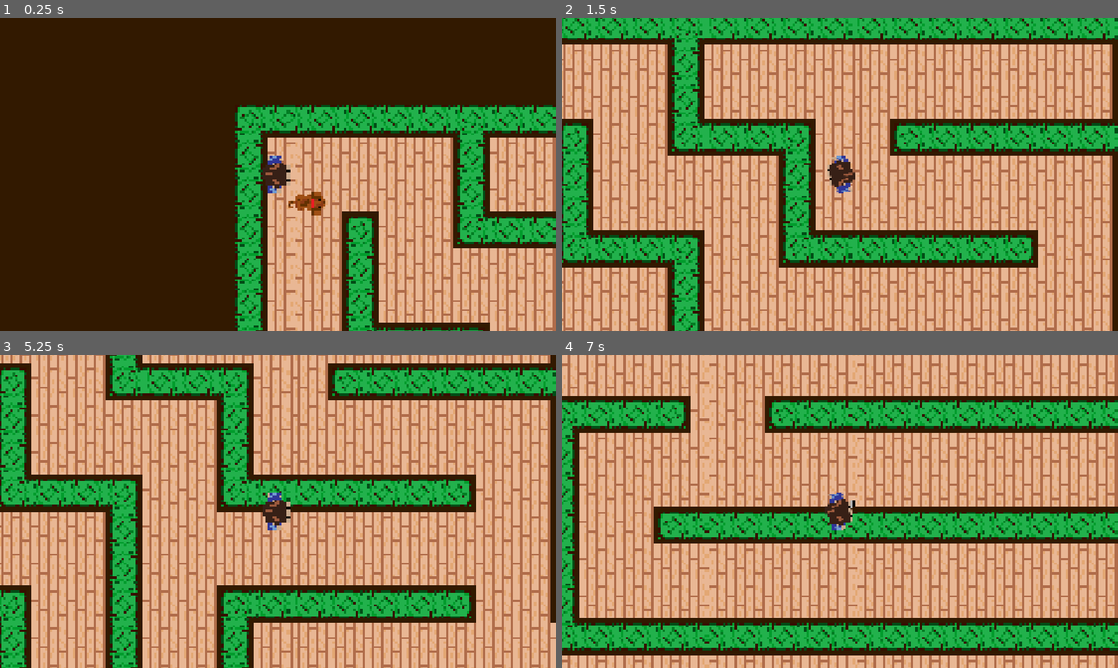
Above: before the commit, frames 1-4 (two rows, left to right).
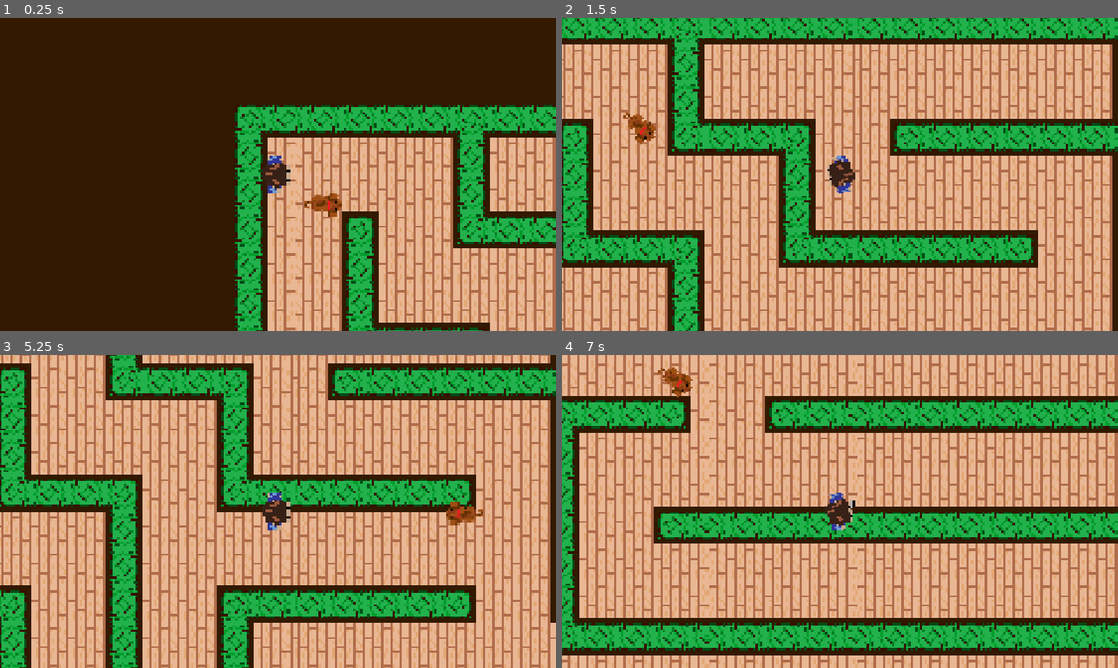
Above: after the commit, the same moments.

Repository: pt50hgm/DogMaze
Game: Godot game, scene res://Scenes/Game Scenes/Main.tscn
The game is run twice, just before and just after one commit, with the same random seed, the same clock (stepped at 60 frames per second) and the same inputs.
Inputs (mouse positions are in pixels of both pictures, inside the frame that each line leads up to):
- Up to frame 1 (0.25 s): no input
- Up to frame 2 (1.5 s): hold Right (right) 0.53-1.28 s; tap X (call_dog) at 0.6, 1.35 s; move the mouse to (728, 190) at 1.27 s; hold Down (down) from 1.28 s (still down)
- Up to frame 3 (5.25 s): move the mouse to (333, 442) at 2.02 s; release Down (down) at 2.03 s; hold Right (right) 2.03-2.78 s; hold Shift (sprint) 2.03-2.78 s; tap X (call_dog) at 2.3, 3.05, 3.6, 4.35 s; move the mouse to (250, 574) at 2.77 s; hold W (up) 2.78-3.53 s; tap C (turbo_charge) at 2.85 s; move the mouse to (444, 558) at 3.52 s; hold A (left) 3.53-5.03 s; move the mouse to (111, 464) at 4.27 s; move the mouse to (305, 511) at 5.02 s; hold Down (down) from 5.03 s (still down); hold Shift (sprint) from 5.03 s (still down)
- Up to frame 4 (7 s): tap X (call_dog) at 5.3, 6.05, 6.6 s; move the mouse to (756, 433) at 5.77 s; release Down (down) at 5.78 s; release Shift (sprint) at 5.78 s; hold Right (right) 5.78-6.53 s; tap C (turbo_charge) at 5.85 s; move the mouse to (962, 495) at 6.52 s; hold W (up) from 6.53 s (still down)

The runs differ from the first frame. In frame 1, 0.4% of the frame differs, in the area x 51-62%, y 55-64%; in frame 2, 0.3%; in frame 3, 0.3%; in frame 4, 0.3%.
Error before the commit: Parse Error: ':' expected at end of line. (res://Scripts/Dog.gd:95)

Commit message:
MVP
-Dog behaviour final
-Offscreen restart

Diff:
--- a/Level.gd
+++ b/Level.gd
@@ -44,6 +44,11 @@
 	if not sceneManager.isTransitioning:
 		sceneManager.restart_level()
 
+func off_screen_restart():
+	# Play dog scream audio
+	if not sceneManager.isTransitioning:
+		sceneManager.restart_level()
+
 
 # Called when the node enters the scene tree for the first time.
 func _ready():
--- a/Scripts/Dog.gd
+++ b/Scripts/Dog.gd
@@ -1,20 +1,21 @@
 extends "res://Scripts/Pathfinder.gd"
 
-export var followDuration: float = 10.0
-export var guideDistance: int = 2 * 128*3
-export var callCooldownTimer: float = 5.0
-onready var callCooldown = callCooldownTimer
-export var followDistance: int = 100
+export var callDuration: float = 10.0
+export var guideDistance: int = 1.5 * 128*3
+export var offScreenDistance: int = 2.5 * 128*3
+export var callCooldown: float = 20.0
 export var runAwayDistance: int = 3 * 128 * 3
 export var guideToFollowDelay: float = 3.0
 export var scaredToFollowDelay: float = 4.0
 export var calledByMimicToFollowDelay: float = 10.0
-var startTimer: bool = false
+export var offScreenLoseDuration: float = 25.0
 
 onready var Main = get_parent()
 
+var startTimer: bool = false
 var followTimer : float
-var followPlayer = false
+var callTimer = callCooldown
+var offScreenTimer : float = 0.0
 var velocity : Vector2 = Vector2.ZERO
 
 var mimicToFollow : Node2D
@@ -34,10 +35,10 @@
 	state = s
 	changeStateTimer = 0
 	if s == "guidePlayer":
-		print(level.exitPos)
 		set_target_location(level.exitPos)
 		moveSpeed = 15000.0
 	elif s == "followPlayer":
+		set_target_location(position)
 		moveSpeed = 0
 	elif s == "called":
 		moveSpeed = 25000.0
@@ -49,18 +50,14 @@
 		set_state("guidePlayer")
 
 func stateGuidePlayer(delta):
-	if is_illuminated() and position.distance_squared_to(player.position) < guideDistance*guideDistance:
-		changeStateTimer -= delta
-	else:
-		changeStateTimer += delta
-	changeStateTimer = max(changeStateTimer, 0)
-	if changeStateTimer > guideToFollowDelay:
+	if  position.distance_squared_to(player.position) > guideDistance*guideDistance:
 		set_state("followPlayer")
 
 func stateCalled(delta):
 	set_target_location(player.position)
 
-	if position.distance_squared_to(player.position) < followDistance*followDistance:
+	changeStateTimer += delta
+	if changeStateTimer > callDuration:
 		set_state("guidePlayer")
 
 func stateScared(delta):
@@ -92,15 +89,17 @@
 	if startState:
 		set_state("guidePlayer")
 		startState = false
-	if Input.is_action_just_pressed("call_dog") and callCooldown == callCooldownTimer
+	if Input.is_action_just_pressed("call_dog") and callTimer >= callCooldown:
 		set_state("called")
-		startTimer = true
-	print(callCooldown)
-	if startTimer:
-		callCooldown -= delta
-		if callCooldown <= 0:
-			startTimer = false
-			callCooldown = callCooldownTimer
+		callTimer = 0
+	callTimer += delta
 
 	do_state_action(delta)
 	move(delta)
+
+	if position.distance_squared_to(player.position) > offScreenDistance*offScreenDistance:
+		offScreenTimer += delta
+		if offScreenTimer > offScreenLoseDuration:
+			level.off_screen_restart()
+	else:
+		offScreenTimer = 0
